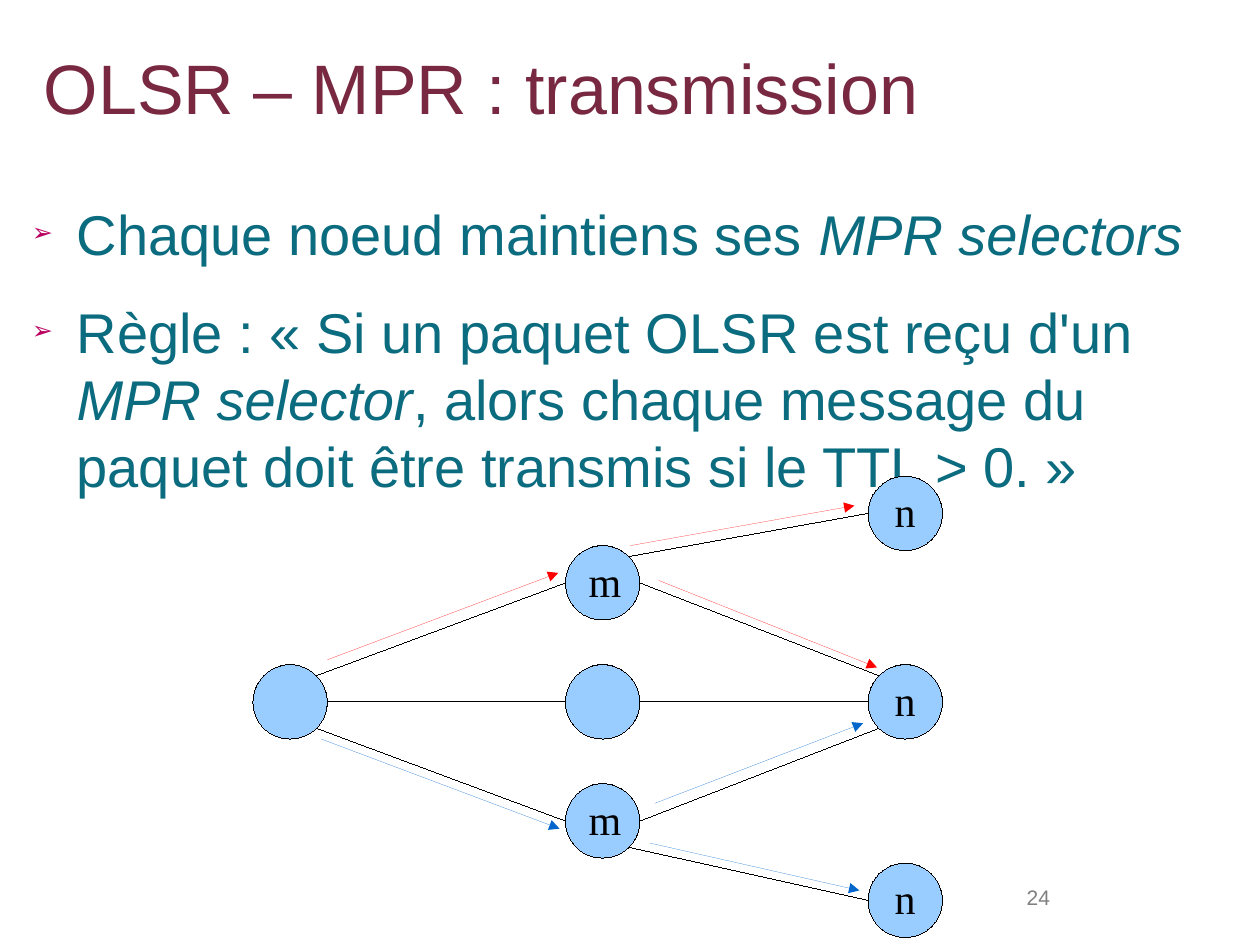
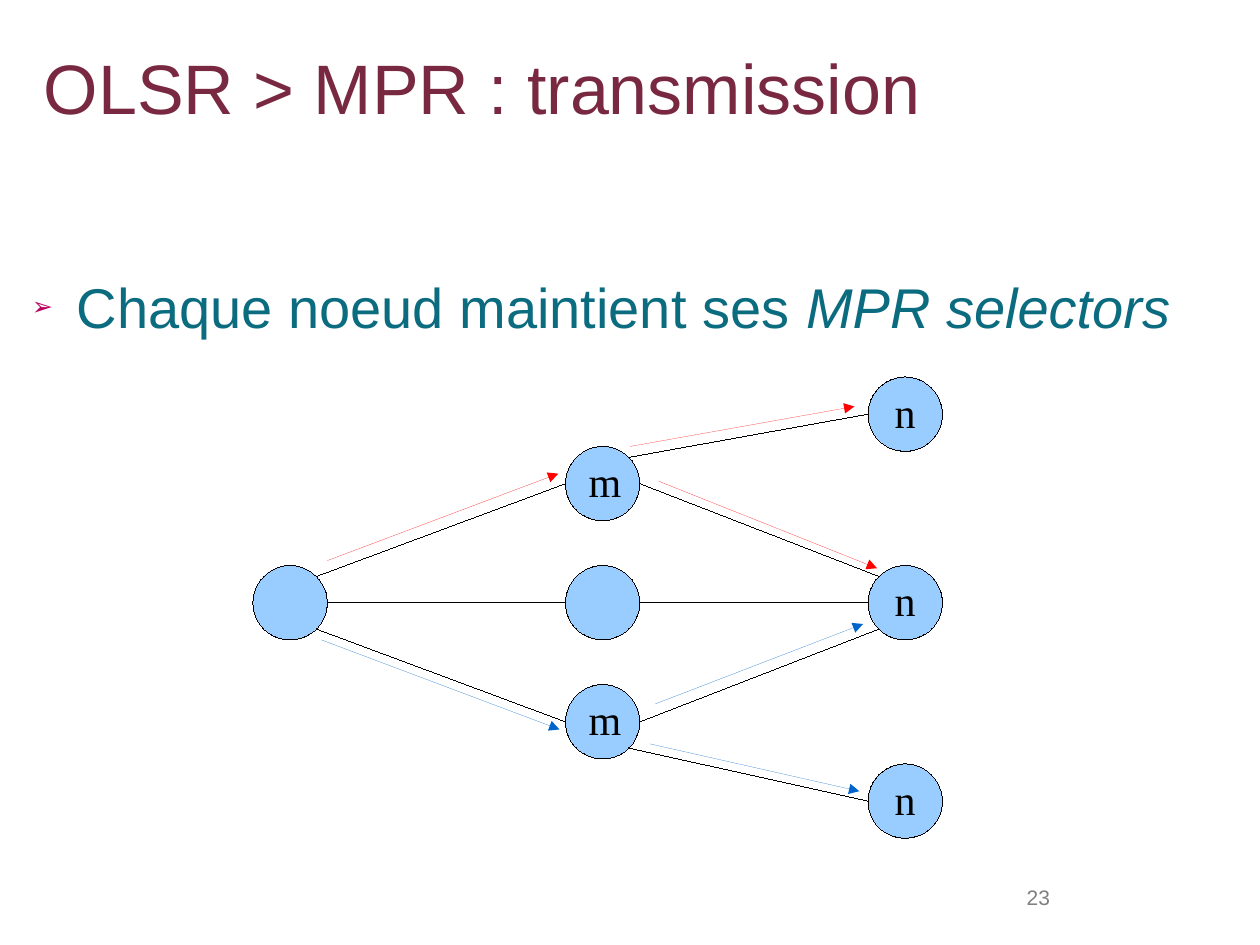
Before and after one commit to lbarbisan/adhoc, a slide deck: slide 23 of work/les_routages_adhoc.odp (slide 24 before the commit). Drawn at 1260x945 pixels with LibreOffice and Linux fonts; fonts in the diff are those of the drawing; background and template pictures are left out. Boxes give left, top, right and bottom in pixels: in the first picture for what was removed or moved away, otherwise in the second. Text is boxed around its words. In the diff, an @@ line names an element or a change of style, - is before the commit and + after.

```diff
--- a/work/les_routages_adhoc.odp
+++ b/work/les_routages_adhoc.odp
@@ title at (44,63,920,115): text changed @@
-OLSR – MPR : transmission
+OLSR > MPR : transmission
@@ text at (77,287,1170,339): text changed @@
-➢ Chaque noeud maintiens ses MPR selectors
-➢ Règle : « Si un paquet OLSR est reçu d'un MPR selector, alors chaque message du paquet doit être transmis si le TTL > 0. »
+➢ Chaque noeud maintient ses MPR selectors
@@ ellipse "n": place and size @@
-ellipse "n" at (868,863,942,937)
+ellipse "n" at (868,377,942,451)
@@ line moved from (629, 847) - (868, 901) to (629, 457) - (868, 415) @@
@@ arrow added from (630, 446) to (854, 407), #FF0000 0 pt @@
@@ line moved from (316, 728) - (566, 822) to (316, 576) - (566, 484) @@
@@ line moved from (629, 557) - (868, 513) to (640, 484) - (879, 576) @@
@@ arrow moved from (630, 546) - (854, 505) to (659, 481) - (877, 568) @@
@@ ellipse "n": place and size @@
-ellipse "n" at (868,476,942,551)
+ellipse "n" at (868,566,942,640)
@@ line moved from (316, 675) - (566, 583) to (316, 629) - (566, 722) @@
@@ 4 ellipses, 2 arrows, 2 lines: place and size @@
-4 ellipses, 2 arrows, 2 lines at (253,546,868,858)
+4 ellipses, 2 arrows, 2 lines at (253,446,868,759)
@@ line moved from (640, 583) - (879, 675) to (640, 722) - (879, 629) @@
@@ arrow moved from (659, 581) - (877, 668) to (655, 704) - (863, 624) @@
@@ arrow (655, 704) - (863, 624): stroke #FF0000 0 pt to #0066CC 0 pt @@
@@ line moved from (640, 822) - (879, 728) to (629, 748) - (868, 801) @@
@@ arrow moved from (655, 804) - (863, 723) to (650, 743) - (859, 791) @@
@@ ellipse "n": place and size @@
-ellipse "n" at (868,665,942,740)
+ellipse "n" at (868,764,942,838)
@@ arrow removed from (650, 843) to (859, 891) @@
@@ page number at (1027,890,1050,905): text changed @@
-24
+23
```
Also in this commit, not shown: 28 other slides changed, 1 slide removed, 1 other file.
